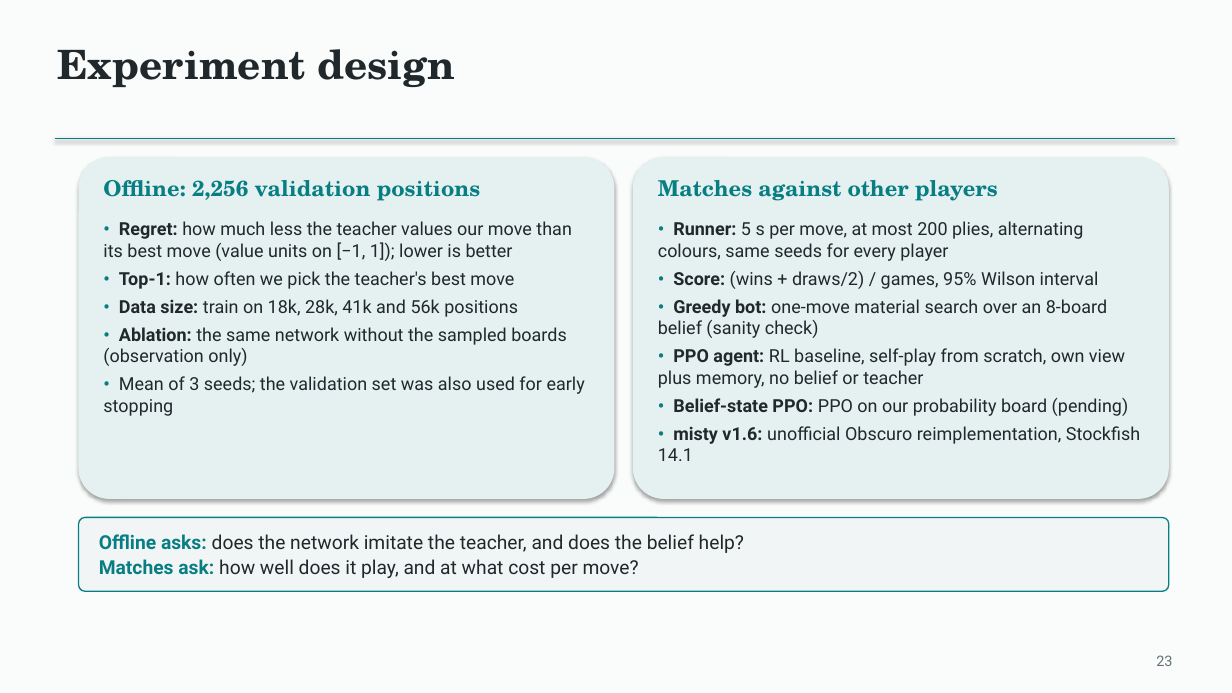
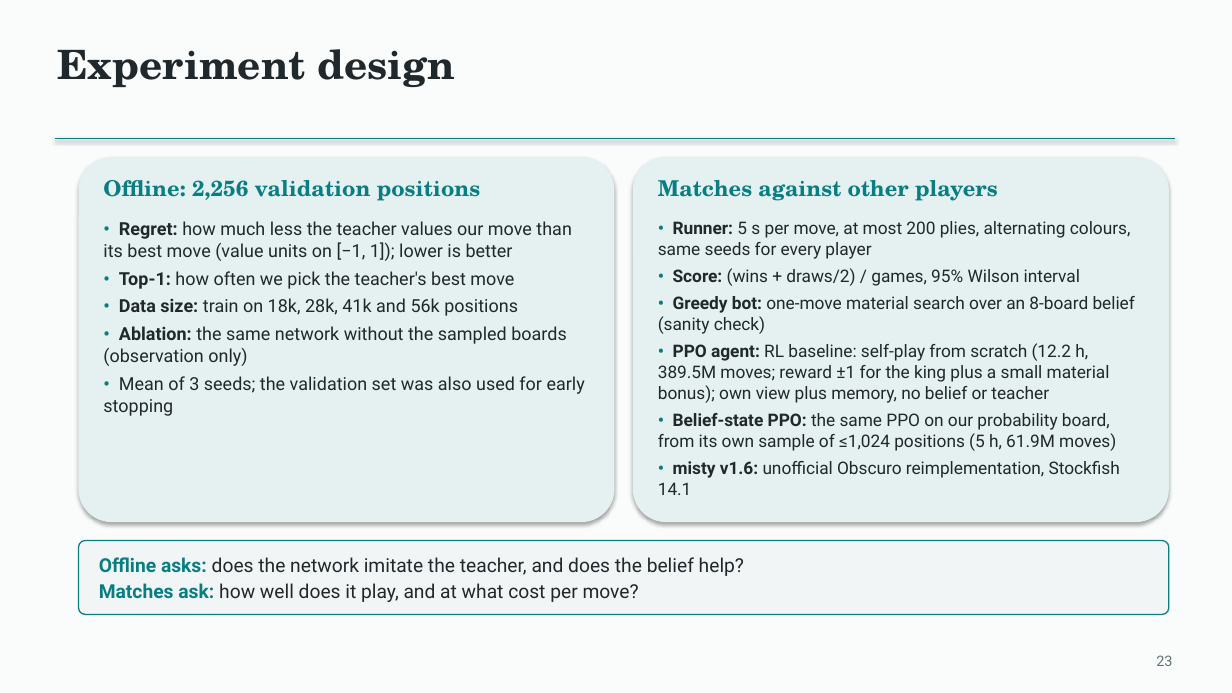
Before and after one commit to Mr-Teal/CS5446_project, a slide deck: slide 23 of docs/presentation/Fog of War Chess - final deck.pptx. Drawn at 1232x693 pixels with LibreOffice and Linux fonts; fonts in the diff are those of the drawing. Boxes give left, top, right and bottom in pixels: in the first picture for what was removed or moved away, otherwise in the second. Text is boxed around its words. In the diff, an @@ line names an element or a change of style, - is before the commit and + after.

```diff
--- a/docs/presentation/Fog of War Chess - final deck.pptx
+++ b/docs/presentation/Fog of War Chess - final deck.pptx
@@ rounded rectangle: place and size @@
-rounded rectangle at bbox=[79, 157, 615, 499]
+rounded rectangle at bbox=[79, 157, 615, 522]
@@ rounded rectangle: place and size @@
-rounded rectangle at bbox=[633, 157, 1169, 499]
+rounded rectangle at bbox=[633, 157, 1169, 522]
@@ text at bbox=[658, 221, 1135, 495]: size 14 to 13.5 pt in "• Runner: 5 s per move, at ...", "• Score: (wins + draws/2) / games, ...", "• Greedy bot: one-move material search over ...", "• misty v1.6: unofficial Obscuro reimplementation, Stockfish ..." @@
@@ text at bbox=[658, 343, 1116, 451]: text changed; size 14 to 13.5 pt @@
-• PPO agent: RL baseline, self-play from scratch, own view plus memory, no belief or teacher
-• Belief-state PPO: PPO on our probability board (pending)
+• PPO agent: RL baseline: self-play from scratch (12.2 h, 389.5M moves; reward ±1 for the king plus a small material bonus); own view plus memory, no belief or teacher
+• Belief-state PPO: the same PPO on our probability board, from its own sample of ≤1,024 positions (5 h, 61.9M moves)
@@ rounded rectangle: place and size @@
-rounded rectangle at bbox=[79, 518, 1169, 592]
+rounded rectangle at bbox=[79, 541, 1169, 615]
@@ text "Offline asks: does the network ...": place and size @@
-text "Offline asks: does the network ..." at bbox=[99, 534, 744, 578]
+text "Offline asks: does the network ..." at bbox=[99, 557, 744, 602]
```
Also in this commit, not shown: 2 other slides changed, 1 other file.
